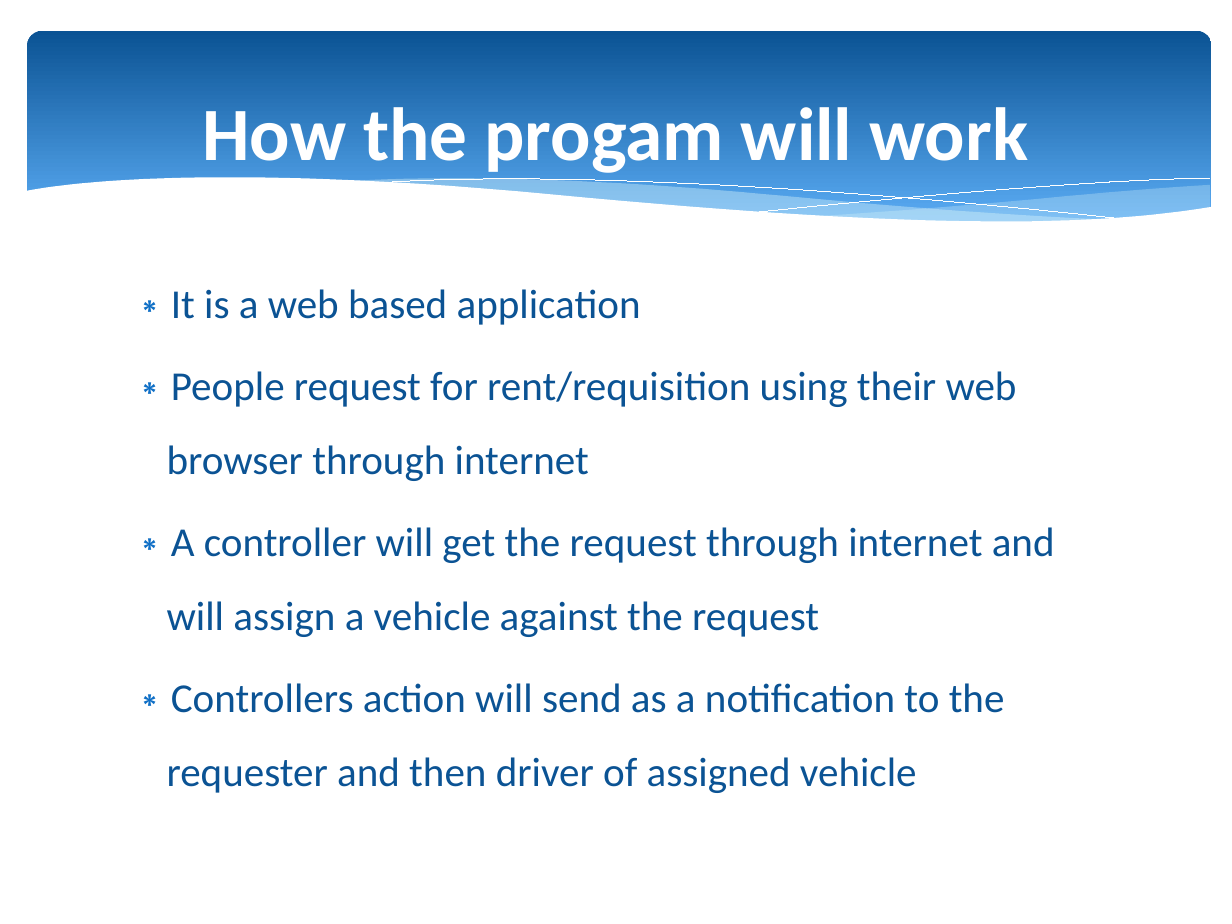
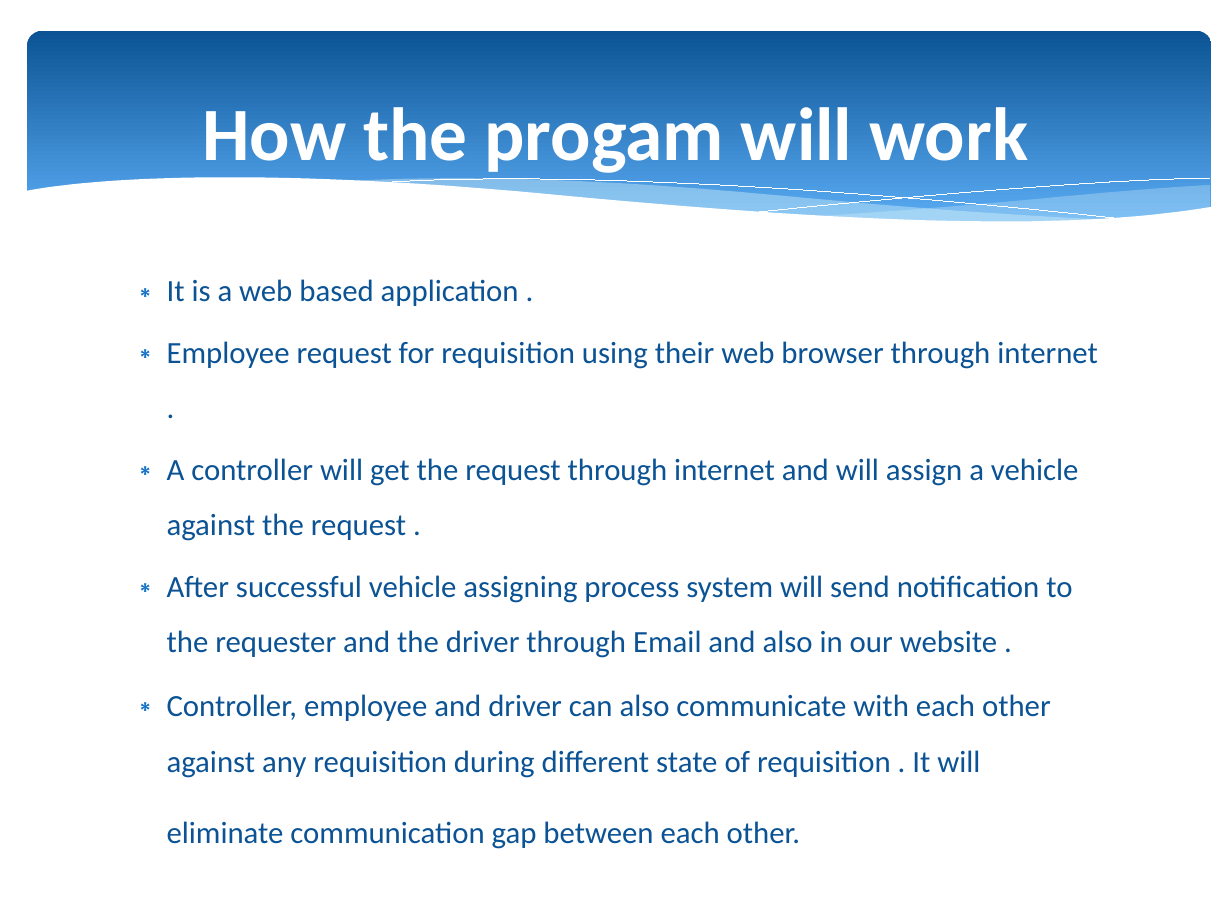
Before and after one commit to KaziShalauddin/Vehicle-Requisition-App, a slide deck: slide 5 of v1_Software project presentation.pptx. Drawn at 1232x924 pixels with LibreOffice and Linux fonts; fonts in the diff are those of the drawing; background and template pictures are left out. Boxes give left, top, right and bottom in pixels: in the first picture for what was removed or moved away, otherwise in the second. Text is boxed around its words. In the diff, an @@ line names an element or a change of style, - is before the commit and + after.

```diff
--- a/v1_Software project presentation.pptx
+++ b/v1_Software project presentation.pptx
@@ text at [167, 279, 1098, 849]: text changed; size 24 to 18 pt @@
-∗ It is a web based application
-∗ People request for rent/requisition using their web browser through internet
-∗ A controller will get the request through internet and will assign a vehicle against the request
-∗ Controllers action will send as a notification to the requester and then driver of assigned vehicle
+∗ It is a web based application .
+∗ Employee request for requisition using their web browser through internet .
+∗ A controller will get the request through internet and will assign a vehicle against the request .
+∗ After successful vehicle assigning process system will send notification to the requester and the driver through Email and also in our website .
+∗ Controller, employee and driver can also communicate with each other against any requisition during different state of requisition . It will eliminate communication gap between each other.
```
Also in this commit, not shown: 9 other slides changed, 3 slides added, 17 slides removed.
